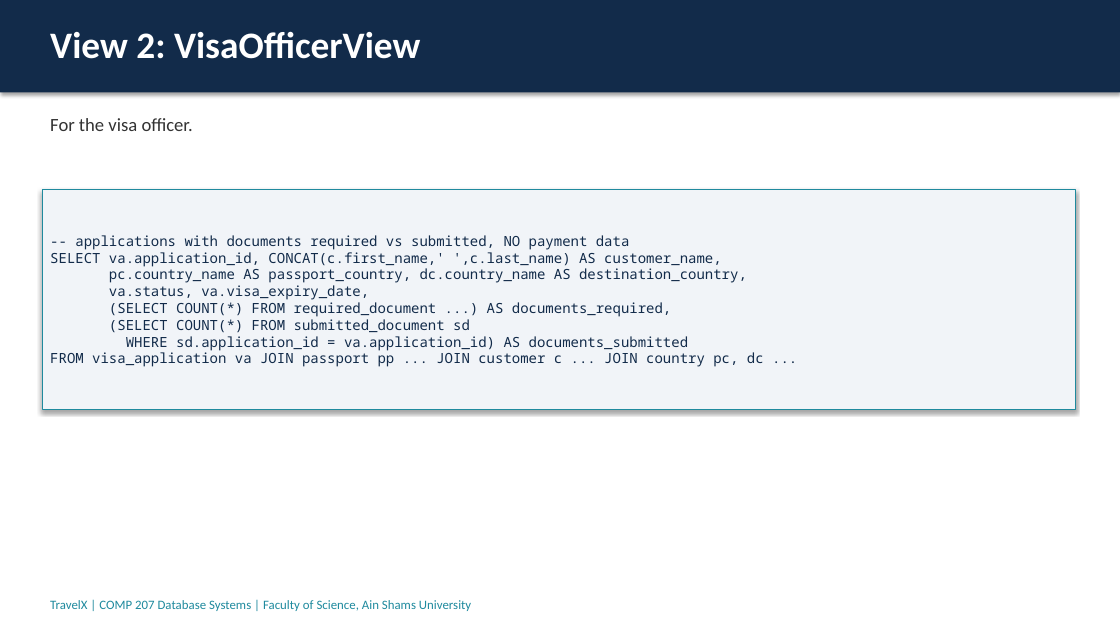
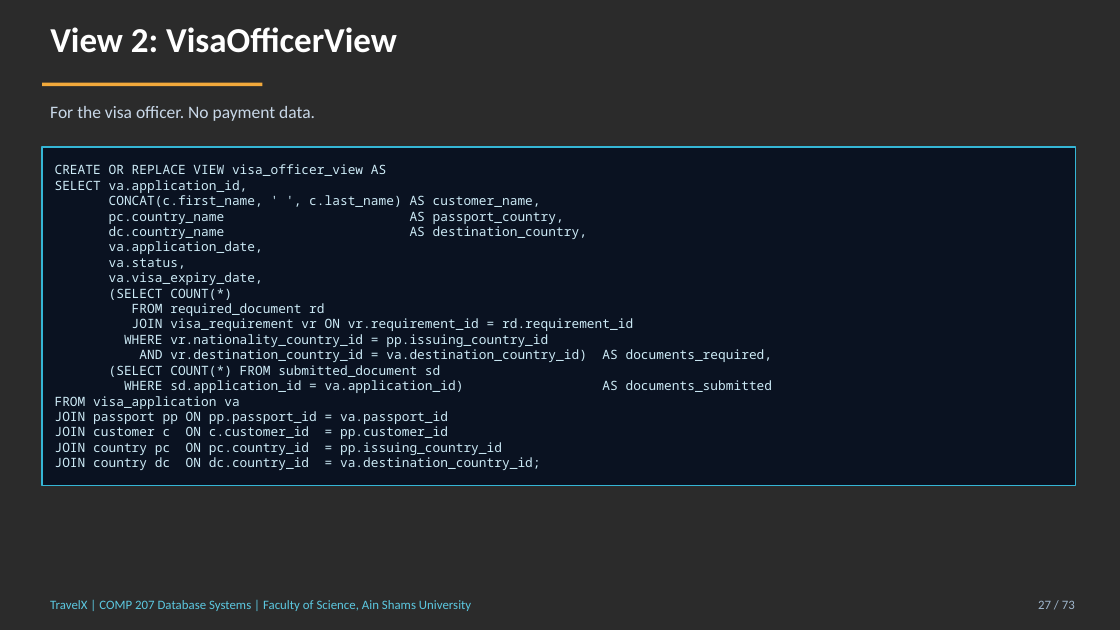
Before and after one commit to aw2818726-eng/travelx-comp207, a slide deck: slide 27 of presentation/TravelX_Presentation.pptx (slide 12 before the commit). Drawn at 1120x630 pixels with LibreOffice and Linux fonts; fonts in the diff are those of the drawing; background and template pictures are left out; a plain dark background stands for a picture behind light text. Boxes give left, top, right and bottom in pixels: in the first picture for what was removed or moved away, otherwise in the second. Text is boxed around its words. In the diff, an @@ line names an element or a change of style, - is before the commit and + after.

```diff
--- a/presentation/TravelX_Presentation.pptx
+++ b/presentation/TravelX_Presentation.pptx
@@ background #FFFFFF to picture (left out) @@
@@ rectangle removed at [0,0,1120,92] @@
@@ text "View 2: VisaOfficerView" at [50,27,397,53]: size 32 to 30 pt; more space between paragraphs @@
@@ rectangle added at [42,82,262,86], fill #F2A93B @@
@@ text at [50,106,315,121]: text changed; size 16 to 15 pt; text colour #333333 to #C9D8E8 @@
-For the visa officer.
+For the visa officer. No payment data.
@@ rectangle "CREATE OR REPLACE VIEW visa_officer_view ...": place and size @@
-rectangle "CREATE OR REPLACE VIEW visa_officer_view ..." at [42,189,1075,410]
+rectangle "CREATE OR REPLACE VIEW visa_officer_view ..." at [42,147,1075,486]
@@ rectangle "CREATE OR REPLACE VIEW visa_officer_view ..." at [42,147,1075,486]: fill #F1F4F8 to #040E20 at 84% opacity; outline #1F8A9E 0.75 pt to #35B6D6 1.25 pt; shadow off @@
@@ text in rectangle at [55,164,773,362]: text changed; size 12 to 11 pt; text colour #122B4A to #CDEBF7 @@
--- applications with documents required vs submitted, NO payment data
-SELECT va.application_id, CONCAT(c.first_name,' ',c.last_name) AS customer_name,
-pc.country_name AS passport_country, dc.country_name AS destination_country,
-va.status, va.visa_expiry_date,
-(SELECT COUNT(*) FROM required_document ...) AS documents_required,
+CREATE OR REPLACE VIEW visa_officer_view AS
+SELECT va.application_id,
+CONCAT(c.first_name, ' ', c.last_name) AS customer_name,
+pc.country_name AS passport_country,
+dc.country_name AS destination_country,
+va.application_date,
+va.status,
+va.visa_expiry_date,
+(SELECT COUNT(*)
+FROM required_document rd
+JOIN visa_requirement vr ON vr.requirement_id = rd.requirement_id
+WHERE vr.nationality_country_id = pp.issuing_country_id
+AND vr.destination_country_id = va.destination_country_id) AS documents_required,
@@ text in rectangle at [109,365,773,393]: size 12 to 11 pt, text colour #122B4A to #CDEBF7 in "(SELECT COUNT(*) FROM submitted_document sd", "WHERE sd.application_id = va.application_id) AS documents_su ..." @@
@@ text in rectangle at [55,396,541,470]: text changed; size 12 to 11 pt; text colour #122B4A to #CDEBF7 @@
-FROM visa_application va JOIN passport pp ... JOIN customer c ... JOIN country pc, dc ...
+FROM visa_application va
+JOIN passport pp ON pp.passport_id = va.passport_id
+JOIN customer c ON c.customer_id = pp.customer_id
+JOIN country pc ON pc.country_id = pp.issuing_country_id
+JOIN country dc ON dc.country_id = va.destination_country_id;
@@ text "TravelX | COMP 207 Database ..." at [50,600,471,611]: text colour #1F8A9E to #5CC8E0; more space between paragraphs @@
@@ text added at [1038,600,1075,609], 11 pt, text #9FB6CC @@
+27 / 73
```
Also in this commit, not shown: 17 other slides changed, 55 slides added, 3 slides removed, 1 other file.
